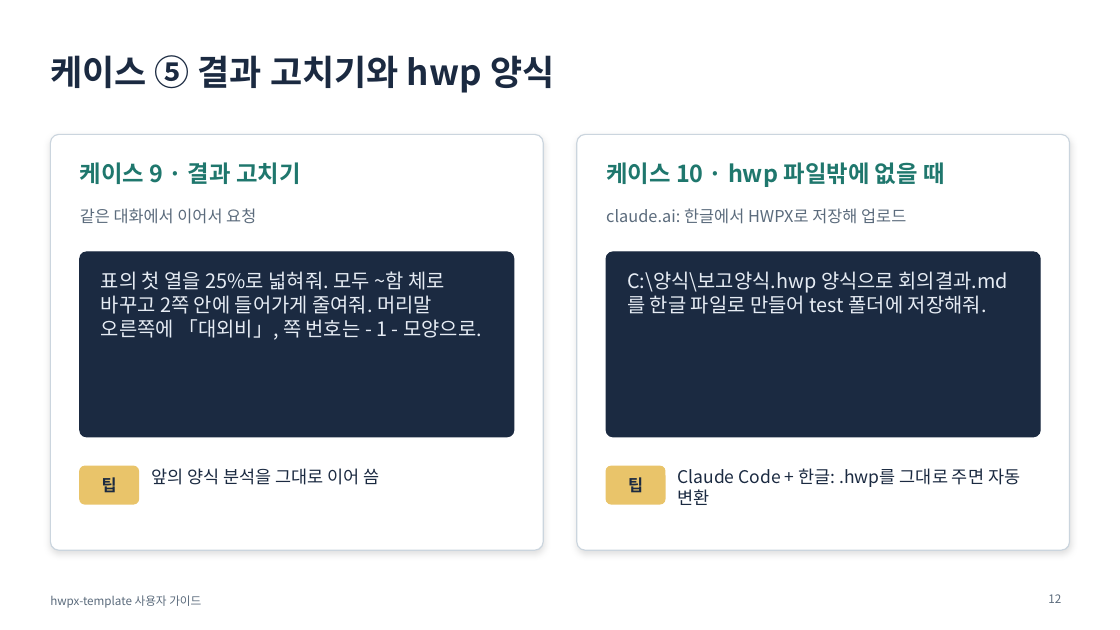
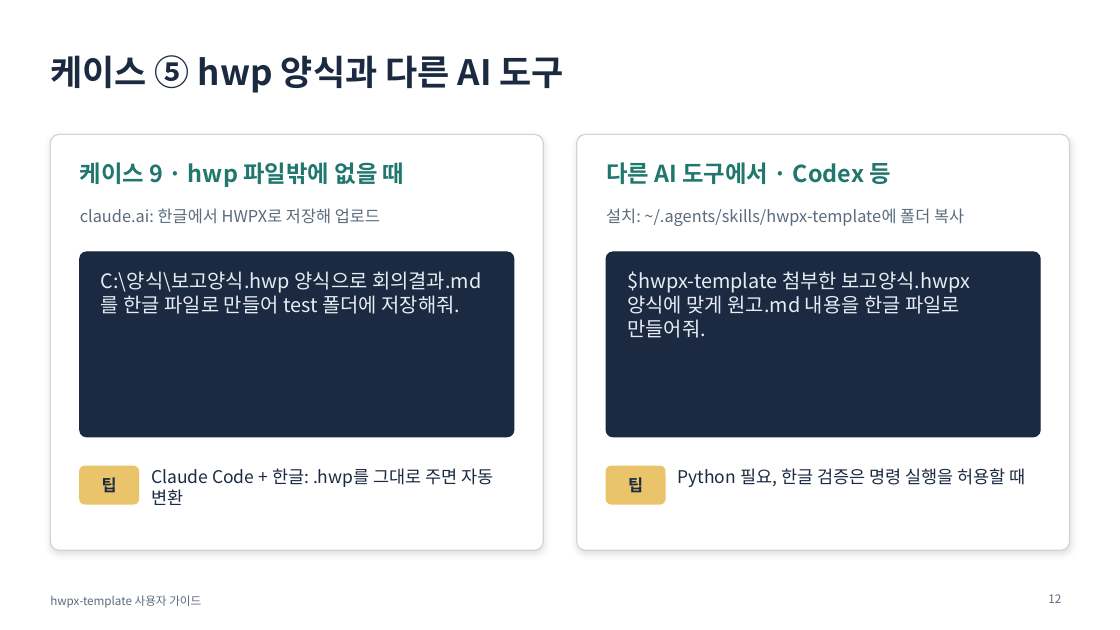
Before and after one commit to emilyJ7/hwpx-template-public, a slide deck: slide 12 of docs/발표자료/발표자료.pptx. Drawn at 1120x630 pixels with LibreOffice and Linux fonts; fonts in the diff are those of the drawing. Boxes give left, top, right and bottom in pixels: in the first picture for what was removed or moved away, otherwise in the second. Text is boxed around its words. In the diff, an @@ line names an element or a change of style, - is before the commit and + after.

```diff
--- a/docs/발표자료/발표자료.pptx
+++ b/docs/발표자료/발표자료.pptx
@@ title at <box>50,55,564,93</box>: text changed @@
-케이스 ⑤ 결과 고치기와 hwp 양식
+케이스 ⑤ hwp 양식과 다른 AI 도구
@@ text at <box>80,162,404,187</box>: text changed @@
-케이스 9 · 결과 고치기
+케이스 9 · hwp 파일밖에 없을 때
@@ text at <box>606,162,891,184</box>: text changed @@
-케이스 10 · hwp 파일밖에 없을 때
+다른 AI 도구에서 · Codex 등
@@ text at <box>80,208,380,224</box>: text changed @@
-같은 대화에서 이어서 요청
+claude.ai: 한글에서 HWPX로 저장해 업로드
@@ text at <box>606,208,964,226</box>: text changed @@
-claude.ai: 한글에서 HWPX로 저장해 업로드
+설치: ~/.agents/skills/hwpx-template에 폴더 복사
@@ text at <box>101,271,481,314</box>: text changed @@
-표의 첫 열을 25%로 넓혀줘. 모두 ~함 체로 바꾸고 2쪽 안에 들어가게 줄여줘. 머리말 오른쪽에 「대외비」, 쪽 번호는 - 1 - 모양으로.
+C:\양식\보고양식.hwp 양식으로 회의결과.md를 한글 파일로 만들어 test 폴더에 저장해줘.
@@ text at <box>627,271,971,338</box>: text changed @@
-C:\양식\보고양식.hwp 양식으로 회의결과.md를 한글 파일로 만들어 test 폴더에 저장해줘.
+$hwpx-template 첨부한 보고양식.hwpx 양식에 맞게 원고.md 내용을 한글 파일로 만들어줘.
@@ text at <box>151,468,494,505</box>: text changed @@
-앞의 양식 분석을 그대로 이어 씀
+Claude Code + 한글: .hwp를 그대로 주면 자동 변환
@@ text at <box>678,468,1026,487</box>: text changed @@
-Claude Code + 한글: .hwp를 그대로 주면 자동 변환
+Python 필요, 한글 검증은 명령 실행을 허용할 때
```
Also in this commit, not shown: 5 other slides changed, 14 other files.
